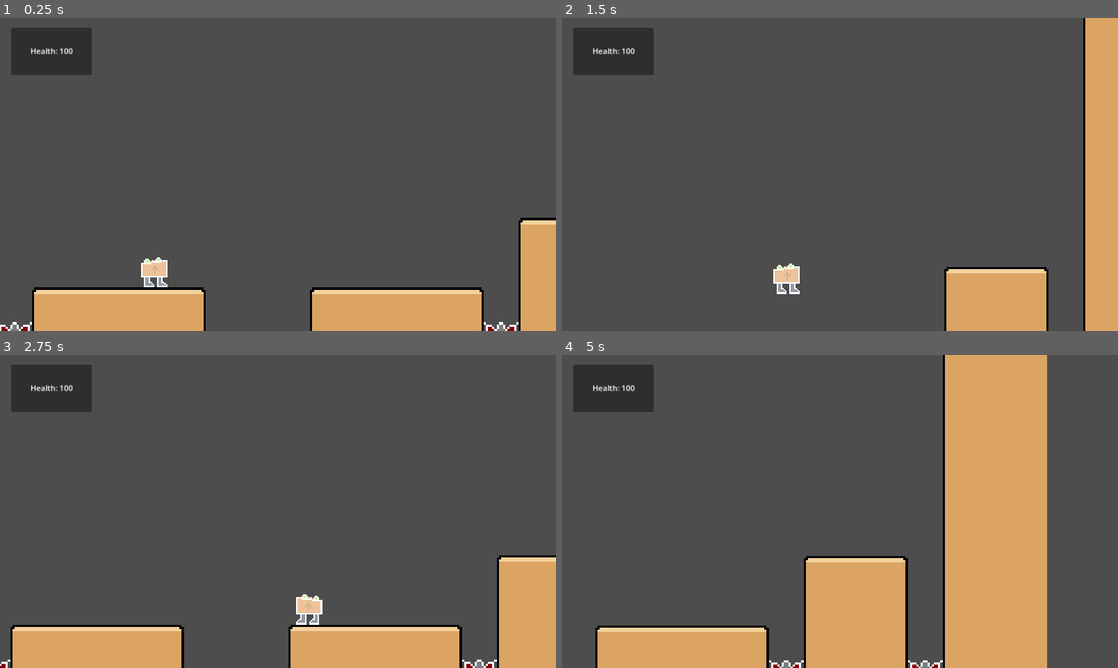
Above: before the commit, frames 1-4 (two rows, left to right).
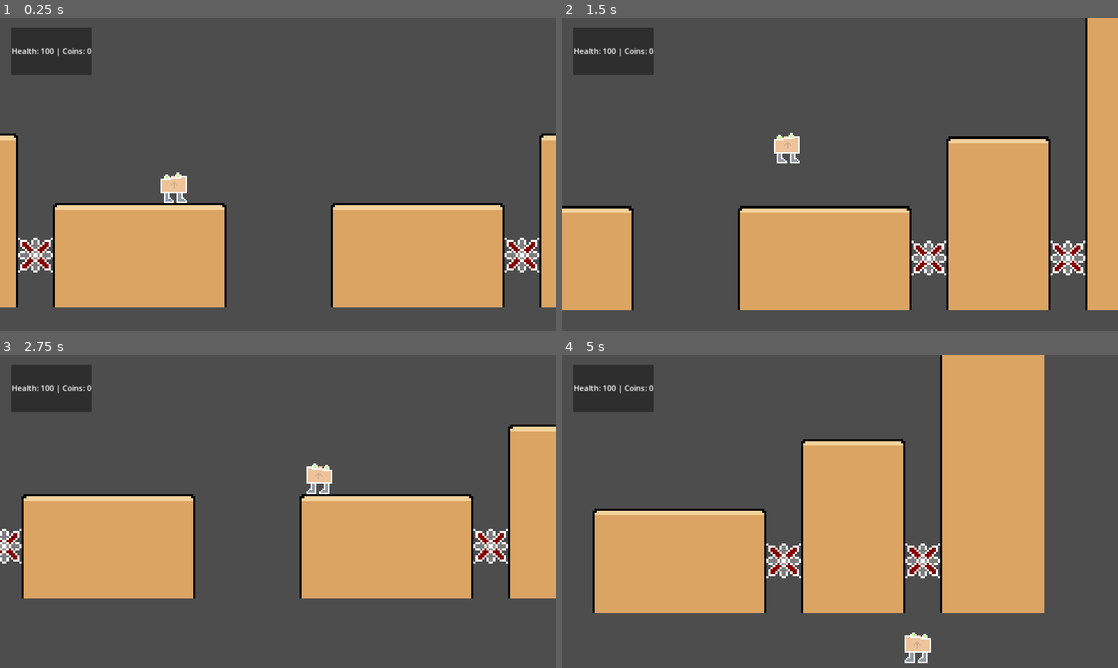
Above: after the commit, the same moments.

Repository: ShardHero/Main
Game: Godot game, scene res://scenes/level2.tscn
Same seed, same stepped clock (60 frames per second), same inputs: the game is played once before the commit and once after it. This scene is started directly instead of the project's main scene.
Inputs:
- Up to frame 1 (0.25 s): no input
- Up to frame 2 (1.5 s): tap Enter (ui_accept) at 0.5, 0.77 s; hold Right (ui_right) from 0.53 s (still down)
- Up to frame 3 (2.75 s): tap Enter (ui_accept) at 1.52 s; release Right (ui_right) at 2.03 s; hold Left (ui_left) from 2.03 s (still down)
- Up to frame 4 (5 s): release Left (ui_left) at 2.78 s; hold Right (ui_right) 2.78-4.28 s; tap Enter (ui_accept) at 3.02, 3.77, 4.52 s; hold Left (ui_left) from 4.28 s (still down)

The runs differ from the first frame. In frame 1, 30% of the frame differs, in the area x 0-100%, y 9-100%; in frame 2, 27%; in frame 3, 38%; in frame 4, 32%.

Commit message:
wip scene_teleport logic

Diff:
--- a/project.godot
+++ b/project.godot
@@ -18,6 +18,7 @@
 [autoload]
 
 Global="*res://scenes/global.tscn"
+VarLabel="*res://scenes/var_label.gd"
 
 [display]
 
--- /dev/null
+++ b/scenes/area_back_level1_top1.gd
@@ -0,0 +1,7 @@
+extends Area2D
+@onready var main_character: CharacterBody2D = %main_character
+
+func _on_body_entered(body: Node2D) -> void:
+	if body.name == "main_character":
+		main_character.position = Vector2(-2375,0)
+		get_tree().change_scene_to_file("res://scenes/level1.tscn")
--- a/scenes/global.gd
+++ b/scenes/global.gd
@@ -9,6 +9,9 @@
 var camera_x_min = 340
 var camera_x_max = 6000
 var var_label = null
+
+# flag denoting if player should spawn from diff position other than default pos stated in level*.gd
+var spawn_flag = false
 
 func update_position(new_position):
 	spawn_position = new_position
@@ -53,3 +56,6 @@
 	if var_label:
 		var_label.text = "Health: " + str(Global.hp) + " | Coins: " + str(Global.coins)
 	print("Label updated:", var_label.text)  # Confirm the label is set
+
+func set_spawn_flag(flag):
+	spawn_flag = flag
--- a/scenes/level1.tscn
+++ b/scenes/level1.tscn
@@ -7,12 +7,13 @@
 [ext_resource type="PackedScene" path="res://scenes/enemyPatrolling.tscn" id="3_ker7w"]
 [ext_resource type="Script" path="res://scenes/death_area.gd" id="5_8xsqu"]
 [ext_resource type="PackedScene" uid="uid://blkdd04xs6e44" path="res://scenes/game_manager.tscn" id="5_15gxk"]
-[ext_resource type="PackedScene" uid="uid://dtxmnky7jdx6f" path="res://scenes/enemy_type_2.tscn" id="5_srd6q"]
+[ext_resource type="PackedScene" uid="uid://d4l2u1pm4457b" path="res://scenes/enemy_type_2.tscn" id="5_srd6q"]
 [ext_resource type="Script" path="res://scenes/level_1_up_area.gd" id="5_thao0"]
 [ext_resource type="PackedScene" uid="uid://bwwsr16jioppj" path="res://scenes/canvas.tscn" id="6_xhcmi"]
 [ext_resource type="PackedScene" uid="uid://daeoooqxrqa3h" path="res://scenes/checkpoint.tscn" id="7_idqrs"]
 [ext_resource type="PackedScene" uid="uid://c25ti6th3m4d1" path="res://scenes/global.tscn" id="7_ytou0"]
 [ext_resource type="PackedScene" path="res://scenes/coin.tscn" id="9_ag2iv"]
+[ext_resource type="Script" path="res://scenes/level_1_up_area_3.gd" id="9_nv5wl"]
 
 [sub_resource type="PhysicsMaterial" id="PhysicsMaterial_nax6r"]
 
@@ -105,8 +106,7 @@
 position = Vector2(2325, 454)
 
 [node name="EnemyType3" parent="." groups=["enemies"] instance=ExtResource("5_srd6q")]
-position = Vector2(3949, 234)
-facing_right = false
+position = Vector2(3829, 216)
 
 [node name="Level1Floor_Area" type="Area2D" parent="."]
 
@@ -121,6 +121,7 @@
 shape = SubResource("RectangleShape2D_vbx6y")
 
 [node name="Level1Up_Area3" type="Area2D" parent="."]
+script = ExtResource("9_nv5wl")
 
 [node name="CollisionShape2D" type="CollisionShape2D" parent="Level1Up_Area3"]
 position = Vector2(2375, -168)
@@ -177,5 +178,6 @@
 position = Vector2(6216, 487)
 shape = SubResource("RectangleShape2D_cf5k7")
 
+[connection signal="body_entered" from="Level1Up_Area3" to="Level1Up_Area3" method="_on_body_entered"]
 [connection signal="body_entered" from="Level1Up_Area" to="Level1Up_Area" method="_on_body_entered"]
 [connection signal="body_entered" from="Level1Death_Area" to="Level1Death_Area" method="_on_body_entered"]
--- a/scenes/level2.tscn
+++ b/scenes/level2.tscn
@@ -1,11 +1,14 @@
-[gd_scene load_steps=10 format=3 uid="uid://7xhlv8w0aafk"]
+[gd_scene load_steps=14 format=3 uid="uid://dn37wpvt2cxms"]
 
+[ext_resource type="PackedScene" uid="uid://bwwsr16jioppj" path="res://scenes/canvas.tscn" id="1_77g56"]
+[ext_resource type="Script" path="res://scenes/level_2.gd" id="1_bj6ep"]
 [ext_resource type="PackedScene" uid="uid://ch2lhx4dpevpr" path="res://scenes/main_character.tscn" id="2_12mcp"]
 [ext_resource type="Script" path="res://scenes/game_manager.gd" id="4_ci38a"]
-[ext_resource type="Texture2D" uid="uid://djjt37h4w8gux" path="res://assets/art/ConstructionTileset.png" id="4_ydwqi"]
+[ext_resource type="Texture2D" uid="uid://baviub1p1h5tg" path="res://assets/art/ConstructionTileset.png" id="4_ydwqi"]
 [ext_resource type="PackedScene" uid="uid://daeoooqxrqa3h" path="res://scenes/checkpoint.tscn" id="5_6beai"]
 [ext_resource type="Texture2D" uid="uid://be6smq1lv47ux" path="res://assets/art/placeholder_tilemap.png" id="5_at80x"]
 [ext_resource type="PackedScene" uid="uid://c25ti6th3m4d1" path="res://scenes/global.tscn" id="7_8crx6"]
+[ext_resource type="Script" path="res://scenes/area_back_level1_top1.gd" id="8_dkrrh"]
 
 [sub_resource type="TileSetAtlasSource" id="TileSetAtlasSource_tv3aj"]
 texture = ExtResource("4_ydwqi")
@@ -104,7 +107,13 @@
 sources/0 = SubResource("TileSetAtlasSource_tv3aj")
 sources/2 = SubResource("TileSetAtlasSource_u6od4")
 
+[sub_resource type="RectangleShape2D" id="RectangleShape2D_6ufgo"]
+size = Vector2(144, 20)
+
 [node name="Level2Base" type="Node2D"]
+script = ExtResource("1_bj6ep")
+
+[node name="Canvas" parent="." instance=ExtResource("1_77g56")]
 
 [node name="MovingCamera" type="Camera2D" parent="."]
 position = Vector2(340, 420)
@@ -123,31 +132,6 @@
 unique_name_in_owner = true
 one_shot = true
 
-[node name="CanvasLayer" type="CanvasLayer" parent="."]
-
-[node name="Panel" type="Panel" parent="CanvasLayer"]
-offset_left = 23.0
-offset_top = 20.0
-offset_right = 190.0
-offset_bottom = 118.0
-
-[node name="VarLabel" type="Label" parent="CanvasLayer/Panel"]
-unique_name_in_owner = true
-layout_mode = 1
-anchors_preset = -1
-anchor_left = 0.326347
-anchor_top = 0.382653
-anchor_right = 0.673653
-anchor_bottom = 0.617347
-offset_left = 9.0
-offset_right = -9.0
-grow_horizontal = 2
-grow_vertical = 2
-text = "Health: 100"
-horizontal_alignment = 1
-vertical_alignment = 1
-metadata/_edit_use_anchors_ = true
-
 [node name="Global" parent="." instance=ExtResource("7_8crx6")]
 
 [node name="Collectables group" type="Node" parent="."]
@@ -162,4 +146,12 @@
 [node name="Checkpoint" parent="." instance=ExtResource("5_6beai")]
 position = Vector2(-3292, 72)
 
+[node name="Level1Area" type="Area2D" parent="."]
+script = ExtResource("8_dkrrh")
+
+[node name="CollisionShape2D" type="CollisionShape2D" parent="Level1Area"]
+position = Vector2(312, 626)
+shape = SubResource("RectangleShape2D_6ufgo")
+
 [connection signal="timeout" from="GameManager/DamageCooldownTimer" to="GameManager" method="_on_damage_cooldown_timer_timeout"]
+[connection signal="body_entered" from="Level1Area" to="Level1Area" method="_on_body_entered"]
--- /dev/null
+++ b/scenes/level_1_up_area_3.gd
@@ -0,0 +1,7 @@
+extends Area2D
+
+
+
+func _on_body_entered(body: Node2D) -> void:
+	if body.name == "main_character":
+		get_tree().change_scene_to_file("res://scenes/level2.tscn")
--- /dev/null
+++ b/scenes/level_2.gd
@@ -0,0 +1,13 @@
+extends Node2D
+
+@onready var var_label_node = $Canvas/Panel/VarLabel
+@onready var main_character: CharacterBody2D = %main_character
+@onready var player = get_node("main_character")
+@onready var camera = get_node("MovingCamera")
+
+# Called when the node enters the scene tree for the first time.
+func _ready() -> void:
+	Global.set_var_label(var_label_node)
+	Global.update_label()
+	main_character.position = Vector2(0,0)
+	Global.adjust_camera(600, -250, -7900, 1050, camera, player)
Not shown: 1 places in scenes/enemy_type_2.tscn that only renumber resources
Not shown: 1 places in scenes/level1.tscn that only renumber resources
